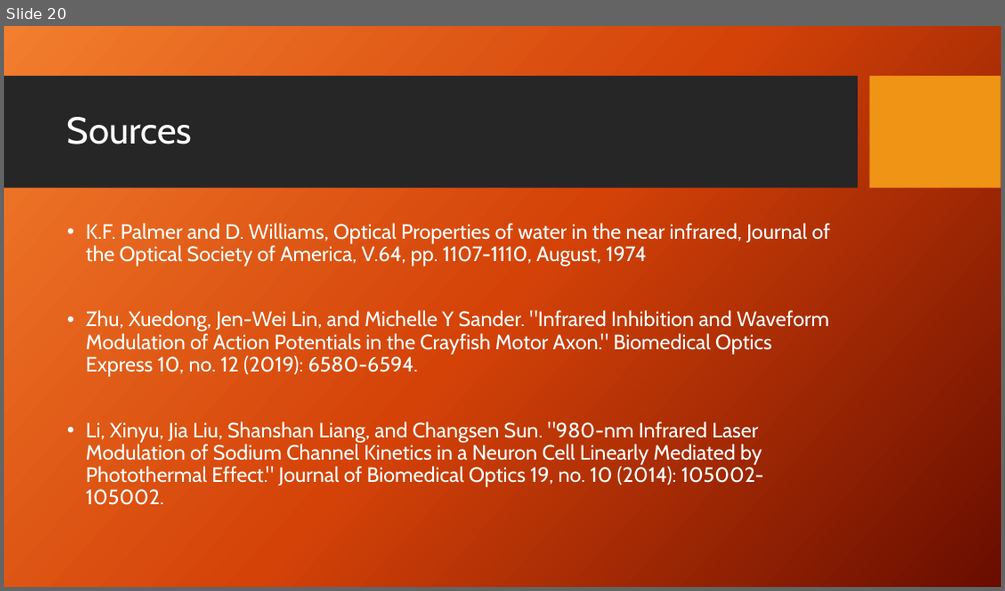
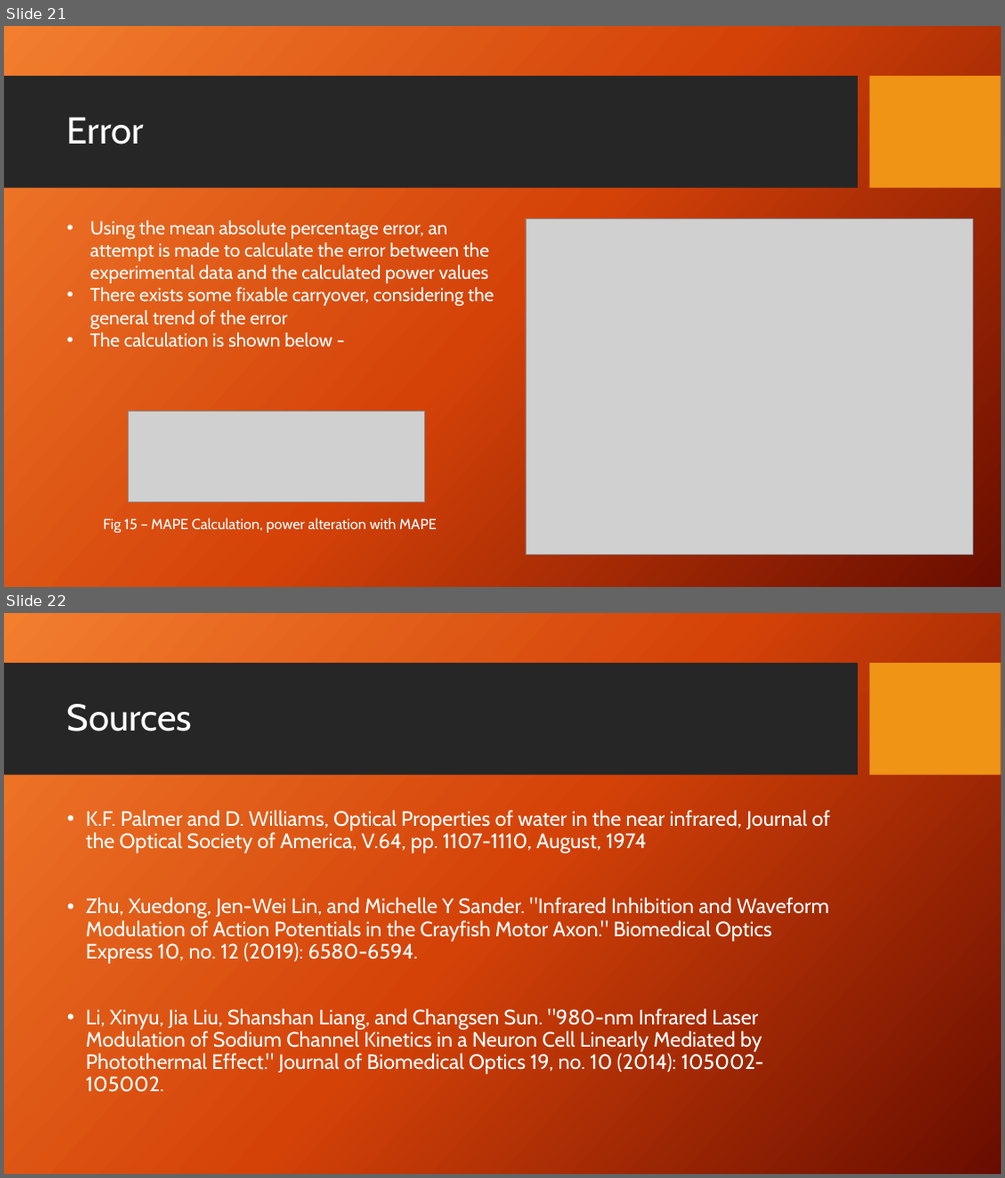
Before and after one commit to dbhatia00/NeuronSimulation, a slide deck: Presentations/Fall Updates/FallUpdate3.pptx. Shown one above the other, each under a label of ours: slide 20 before the commit, slides 21 and 22 after it. The pictures are 1005x591 and 1005x1178 pixels, drawn with LibreOffice and Linux fonts; fonts in the diff are those of the drawing; grey boxes stand for pictures; background and template pictures are left out. Boxes give left, top, right and bottom in pixels: in the first picture for what was removed or moved away, otherwise in the second. Text is boxed around its words. In the diff, an @@ line names an element or a change of style, - is before the commit and + after.

```diff
--- a/Presentations/Fall Updates/FallUpdate3.pptx
+++ b/Presentations/Fall Updates/FallUpdate3.pptx
@@ slide 21 added at box(4, 26, 1001, 587), background picture (left out); not listed: 2 template elements that a slide beside it also shows @@
@@ title added at box(67, 117, 144, 144), 36 pt, text #FFFFFF @@
+Error
@@ text added at box(90, 220, 494, 347), 18 pt, text #FFFFFF @@
+• Using the mean absolute percentage error, an attempt is made to calculate the error between the experimental data and the calculated power values
+• There exists some fixable carryover, considering the general trend of the error
+• The calculation is shown below -
@@ picture added at box(526, 219, 973, 554) @@
@@ picture added at box(128, 411, 424, 501) @@
@@ text added at box(103, 517, 437, 532), 14 pt, text #FFFFFF @@
+Fig 15 – MAPE Calculation, power alteration with MAPE
@@ what was slide 20 is now slide 22 @@
```
Also in this commit, not shown: 4 slides changed, 1 other slide added.
